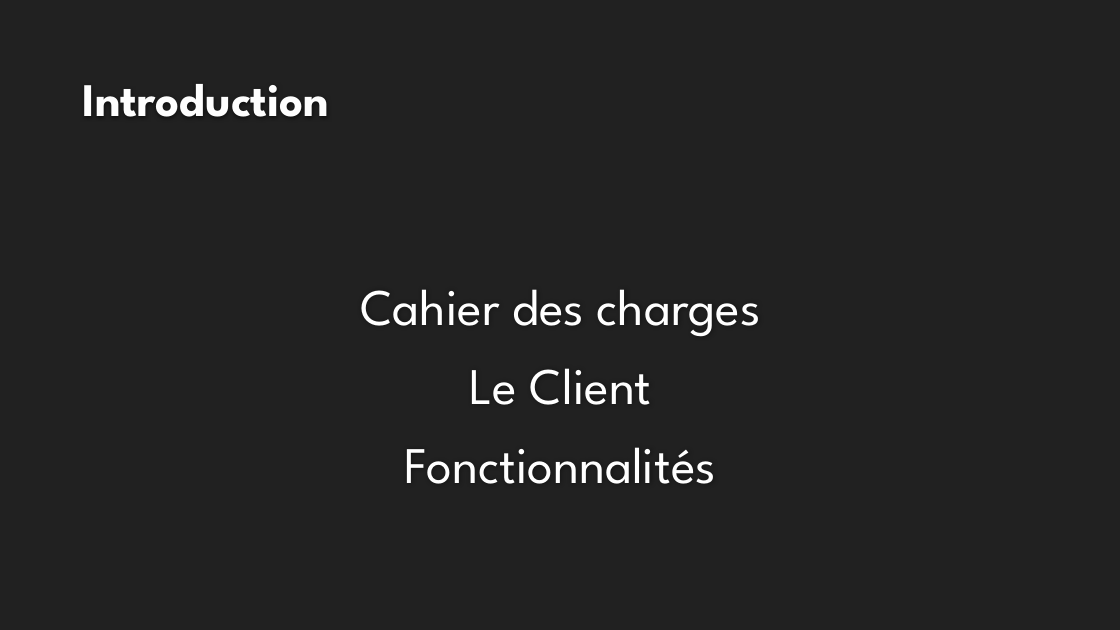
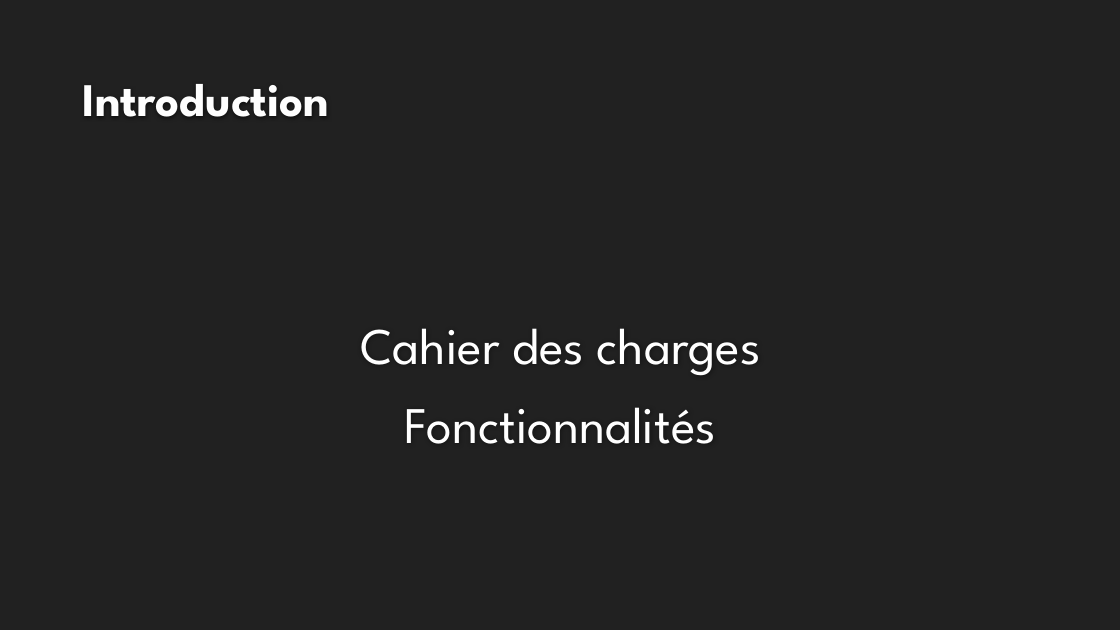
Before and after one commit to Chyzhykal/PFEProject, a slide deck: slide 3 of 01-Documentation/Report/Projet 3ème.pptx. Drawn at 1120x630 pixels with LibreOffice and Linux fonts; fonts in the diff are those of the drawing; background and template pictures are left out. Boxes give left, top, right and bottom in pixels: in the first picture for what was removed or moved away, otherwise in the second. Text is boxed around its words. In the diff, an @@ line names an element or a change of style, - is before the commit and + after.

```diff
--- a/01-Documentation/Report/Projet 3ème.pptx
+++ b/01-Documentation/Report/Projet 3ème.pptx
@@ text at [470,368,652,405]: paragraph removed @@
-Le Client
```
Also in this commit, not shown: 1 other slide changed, 1 slide added, 4 slides removed, 39 other files.
